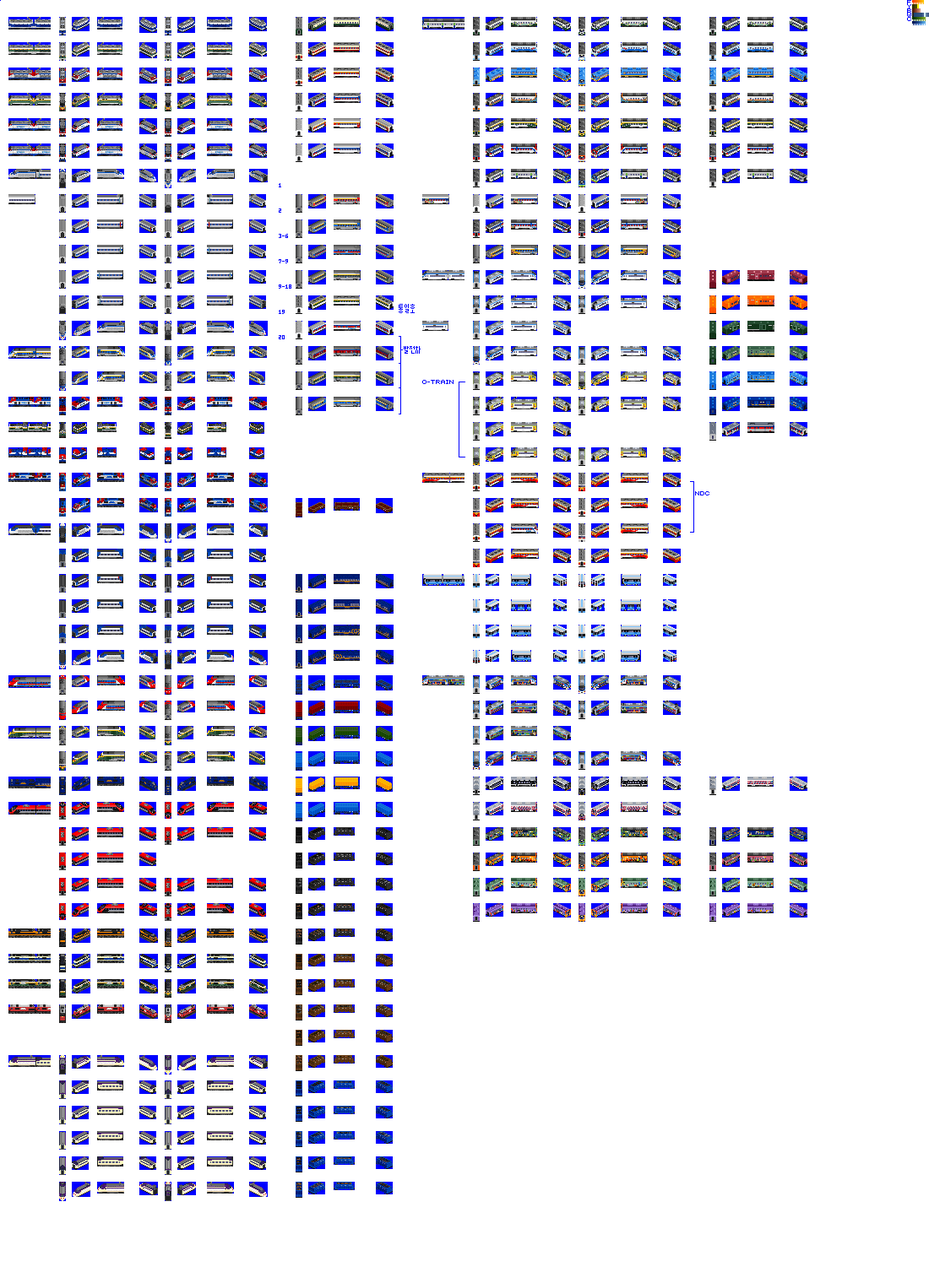
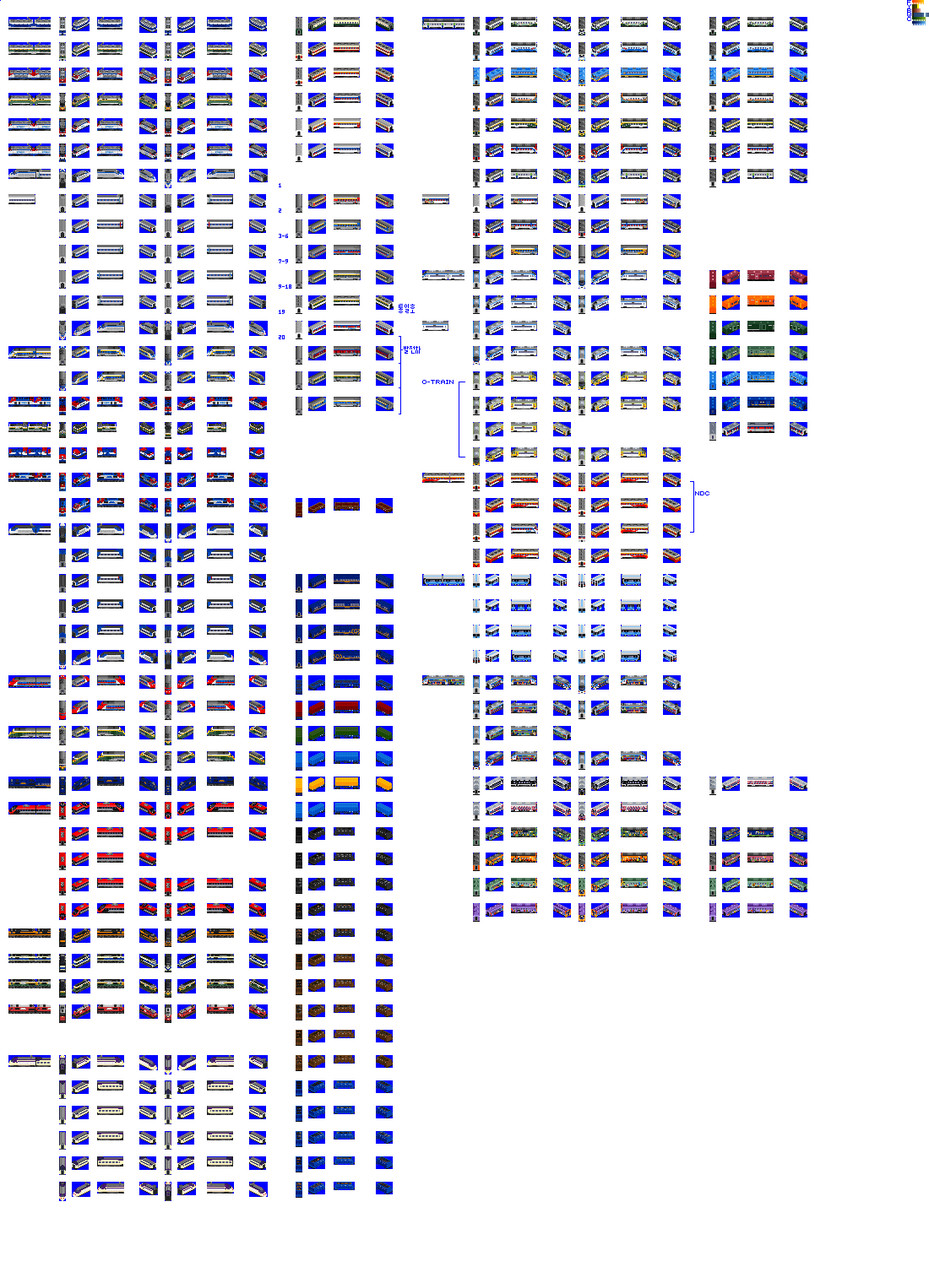
Before/after of a 929x1283 layered artwork. What changed in the layer stack:
painted on "Sprites" over [472, 143, 805, 258]
